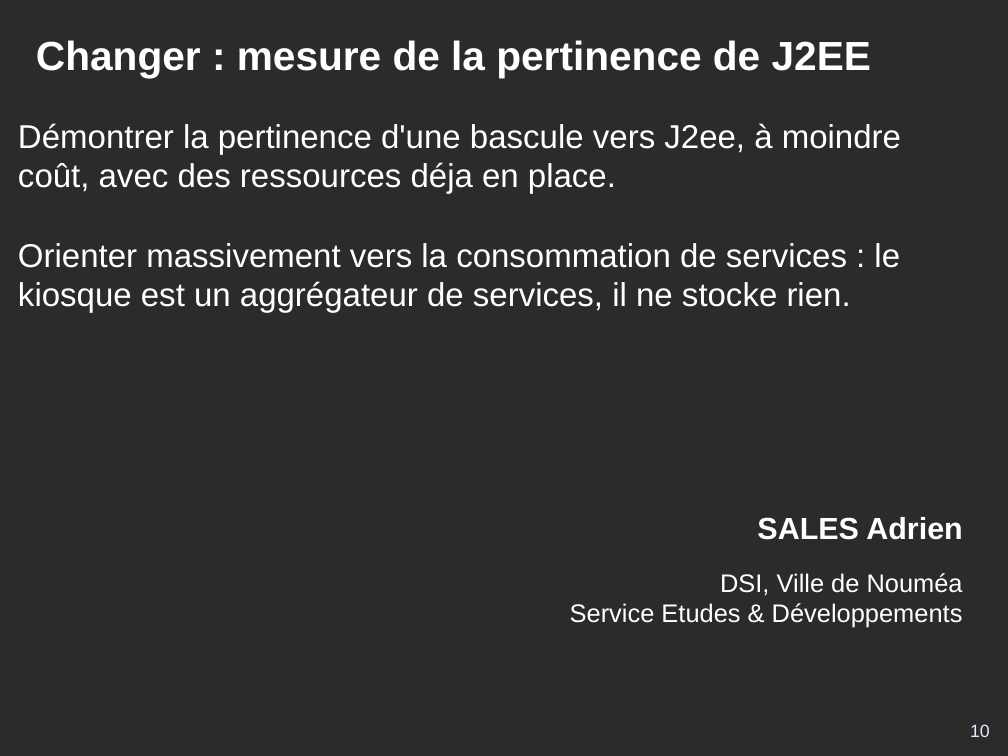
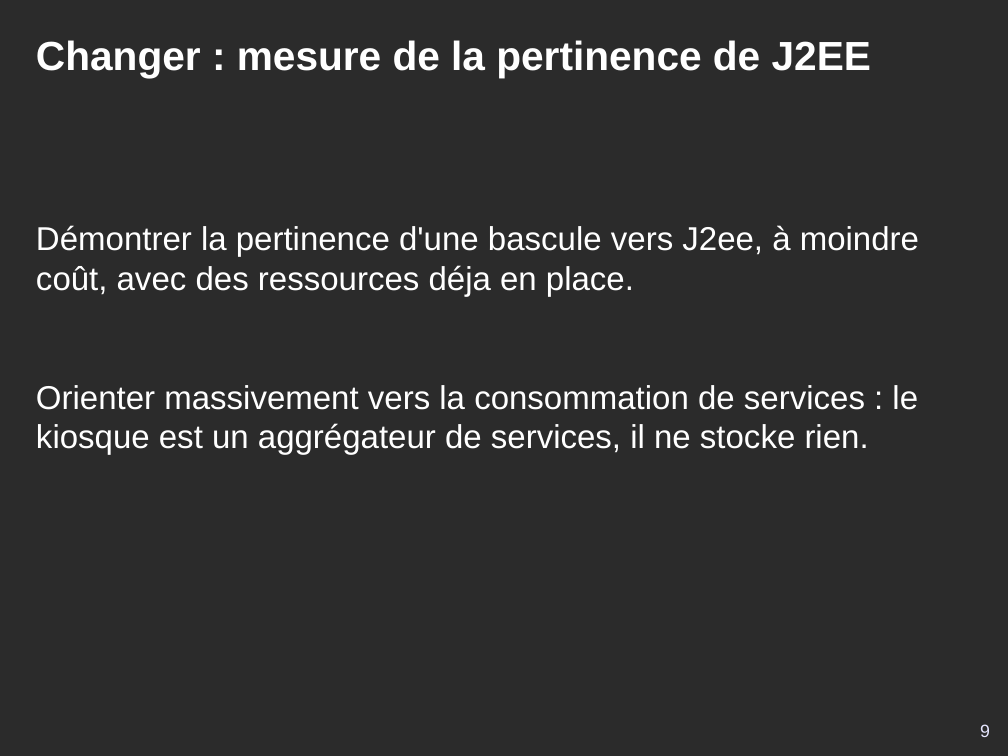
Before and after one commit to DSI-Ville-Noumea/sirh-kiosque-j2ee-old, a slide deck: slide 9 of src/site/resources/Kiosque_RH_J2EE_11021.odp (slide 10 before the commit). Drawn at 1008x756 pixels with LibreOffice and Linux fonts; fonts in the diff are those of the drawing; background and template pictures are left out; a plain dark background stands for a picture behind light text. Boxes give left, top, right and bottom in pixels: in the first picture for what was removed or moved away, otherwise in the second. Text is boxed around its words. In the diff, an @@ line names an element or a change of style, - is before the commit and + after.

```diff
--- a/src/site/resources/Kiosque_RH_J2EE_11021.odp
+++ b/src/site/resources/Kiosque_RH_J2EE_11021.odp
@@ subtitle "Démontrer la pertinence d'une bascule ..." rewrapped from <box>18,123,901,313</box> to <box>36,225,919,455</box> @@
@@ text removed at <box>570,517,963,628</box> @@
-SALES Adrien
-DSI, Ville de Nouméa
-Service Etudes & Développements
@@ page number at <box>980,724,990,737</box>: text changed @@
-10
+9
```
Also in this commit, not shown: 21 other slides changed, 3 slides added, 2 slides removed.
